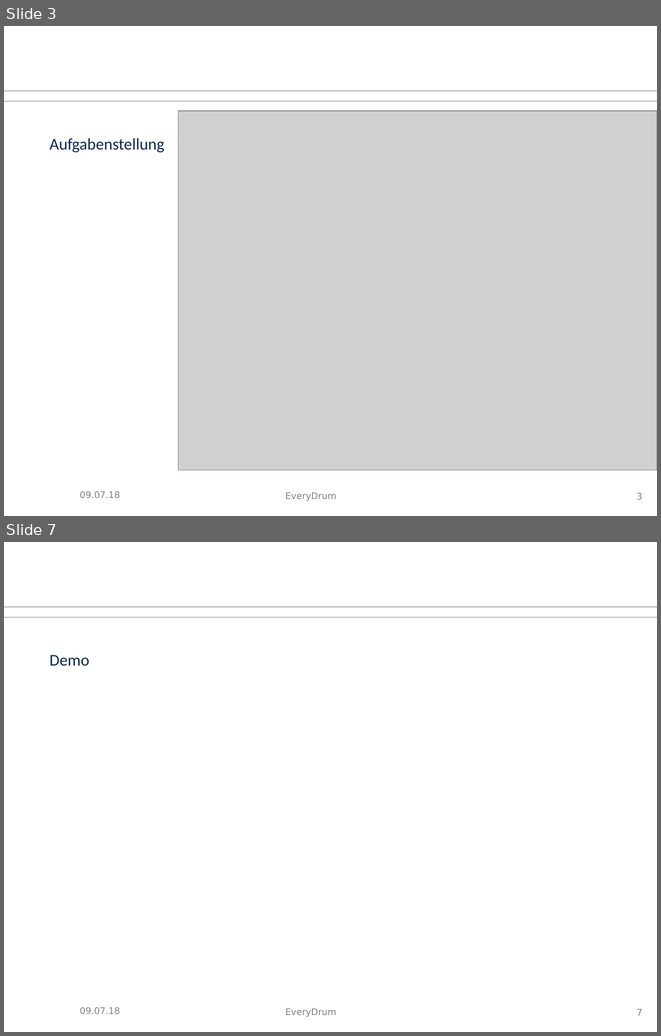
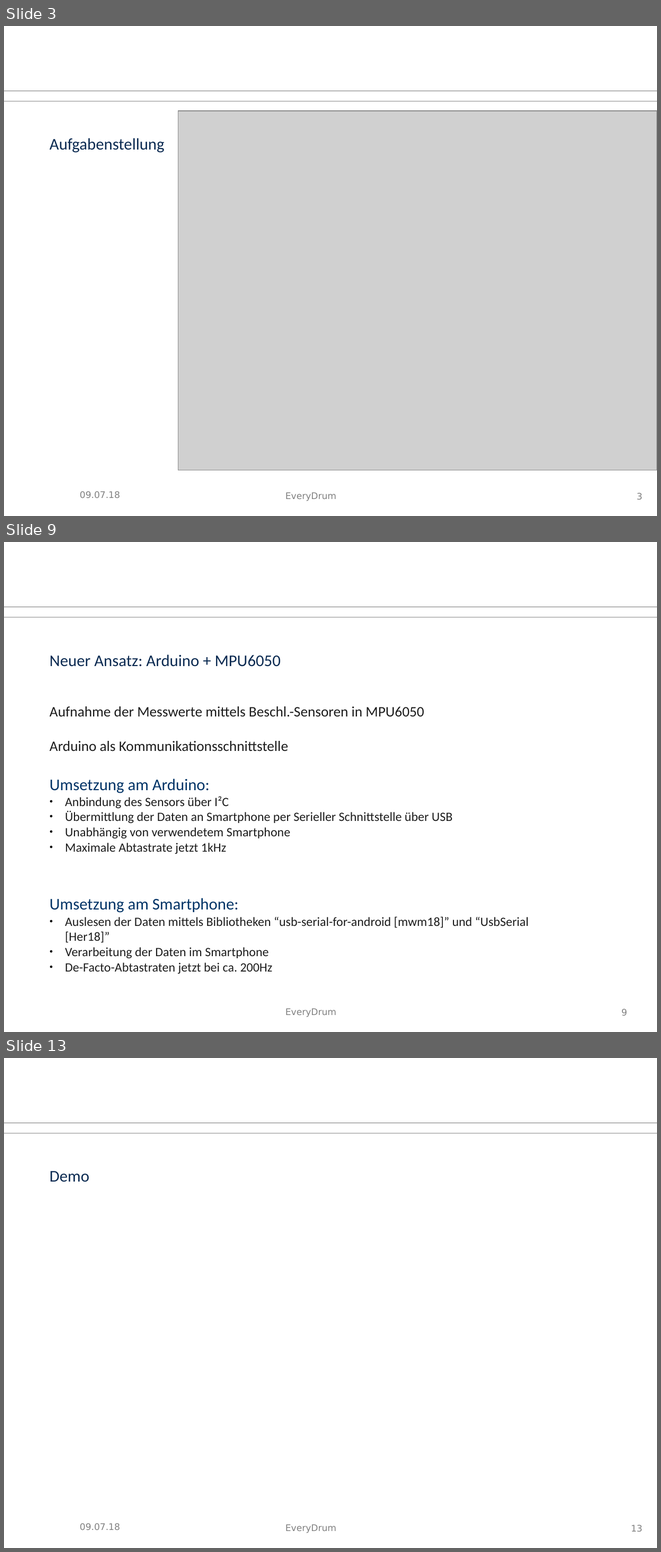
Before and after one commit to tziegler-tud/vr-anydrum, a slide deck: Documents/slides.odp. Shown one above the other, each under a label of ours: slides 3 and 7 before the commit, slides 3, 9 and 13 after it; the slides between them are not shown. The pictures are 661x1036 and 661x1552 pixels, drawn with LibreOffice and Linux fonts; fonts in the diff are those of the drawing; grey boxes stand for pictures; background and template pictures are left out. Boxes give left, top, right and bottom in pixels: in the first picture for what was removed or moved away, otherwise in the second. Text is boxed around its words. In the diff, an @@ line names an element or a change of style, - is before the commit and + after.

```diff
--- a/Documents/slides.odp
+++ b/Documents/slides.odp
@@ slide 9 added at (4, 542, 657, 1032), background #FFFFFF; not listed: 3 template elements that a slide beside it also shows @@
@@ text added at (50, 654, 281, 667), 18 pt, text #0B2A51 @@
+Neuer Ansatz: Arduino + MPU6050
@@ text added at (50, 706, 529, 973), 14 pt, text #1C1C1C @@
+Aufnahme der Messwerte mittels Beschl.-Sensoren in MPU6050
+Arduino als Kommunikationsschnittstelle
+Umsetzung am Arduino:
+● Anbindung des Sensors über I²C
+● Übermittlung der Daten an Smartphone per Serieller Schnittstelle über USB
+● Unabhängig von verwendetem Smartphone
+● Maximale Abtastrate jetzt 1kHz
+Umsetzung am Smartphone:
+● Auslesen der Daten mittels Bibliotheken “usb-serial-for-android [mwm18]” und “UsbSerial [Her18]”
+● Verarbeitung der Daten im Smartphone
+● De-Facto-Abtastraten jetzt bei ca. 200Hz
@@ page number added at (621, 1008, 627, 1015), 10 pt, text #808080 @@
+9
@@ what was slide 7 is now slide 13 @@
@@ page number at (631, 1524, 643, 1531): text changed @@
-7
+13
```
Also in this commit, not shown: 3 slides changed, 8 other slides added, 2 slides removed, 7 other files.
